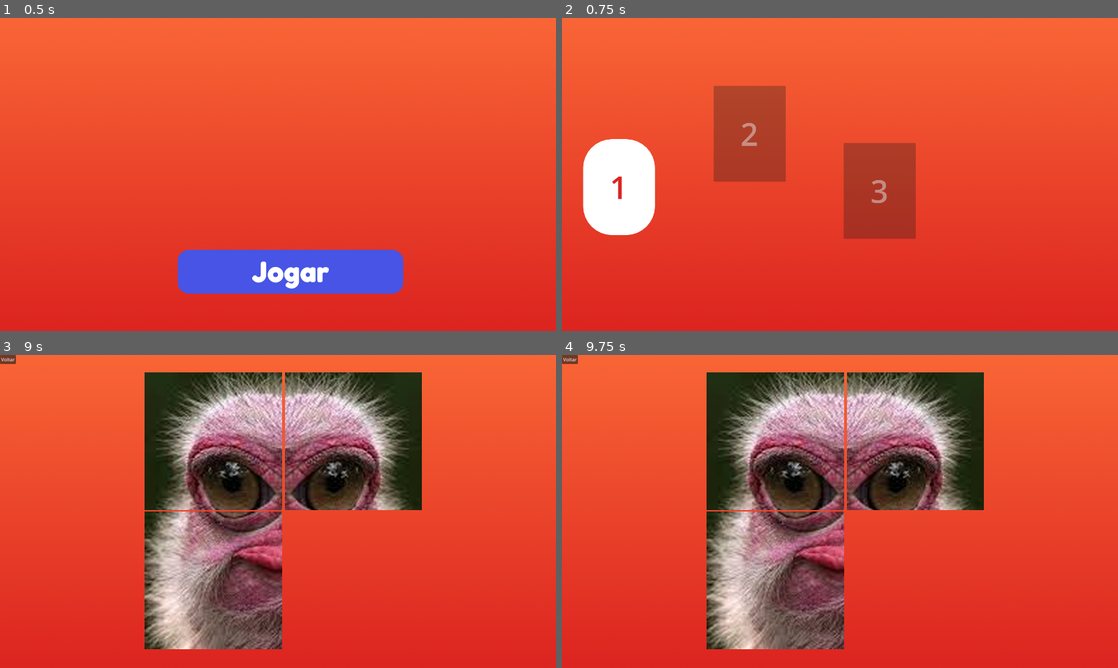
Above: before the commit, frames 1-4 (two rows, left to right).
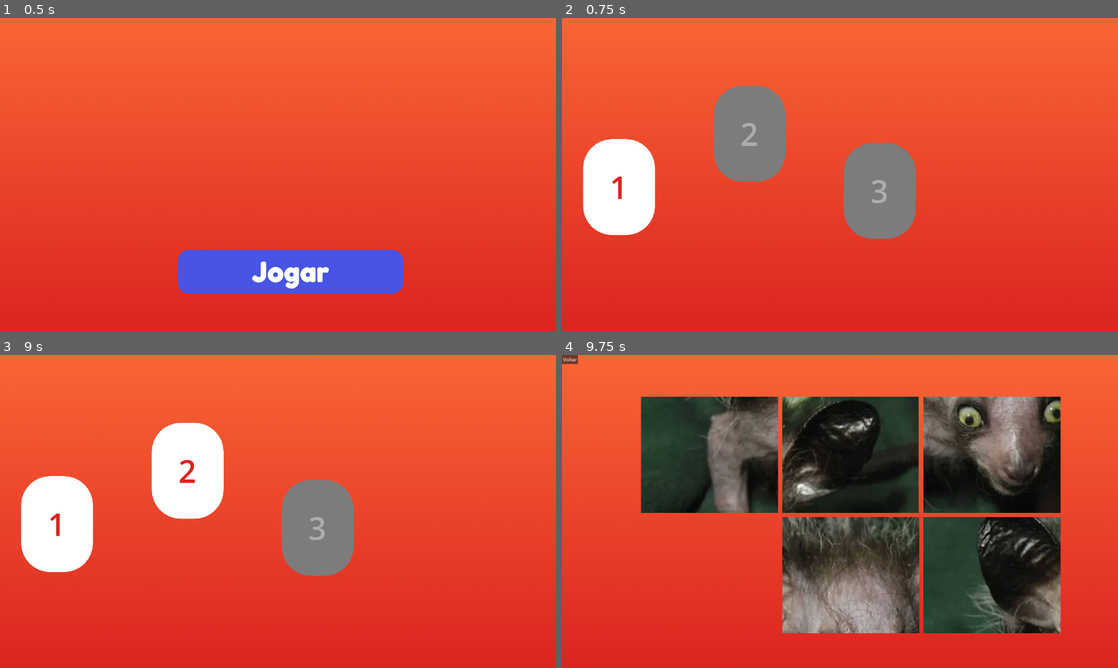
Above: after the commit, the same moments.

Repository: libumdsgn/quebra-cabecas
Game: Godot game, scene res://scenes/Main.tscn
The game is run twice, just before and just after one commit, with the same random seed, the same clock (stepped at 60 frames per second) and the same inputs.
Inputs (mouse positions are in pixels of both pictures, inside the frame that each line leads up to):
- Up to frame 1 (0.5 s): no input
- Up to frame 2 (0.75 s): click (851, 271) at 0.5 s
- Up to frame 3 (9 s): click "1" at 1.25 s; click "Voltar" at 2 s; click "1" at 2.75 s; click (211, 580) at 3.5 s; click (211, 442) at 4.25 s; click (355, 442) at 5 s; click (355, 439) at 5.75 s; click "Voltar" at 6.5 s; click "1" at 7.25 s; click (355, 442) at 8 s; click (355, 580) at 8.75 s
- Up to frame 4 (9.75 s): click (751, 470) at 9.5 s, where only the run after the commit has a clickable "2"

Frame 1 is identical in both runs. In frame 2, 8.0% of the frame differs, in the area x 27-64%, y 21-71%; in frame 3, 39%; in frame 4, 54%, in the area x 14-90%, y 5-94%.

Commit message:
tudo nosso nada deles

Diff:
--- /dev/null
+++ b/assets/textures/LevelButtonDisabled.tres
@@ -0,0 +1,8 @@
+[gd_resource type="StyleBoxFlat" format=3 uid="uid://c5txs0pcjfm5d"]
+
+[resource]
+bg_color = Color(0.48570347, 0.48570353, 0.48570347, 1)
+corner_radius_top_left = 100
+corner_radius_top_right = 100
+corner_radius_bottom_right = 100
+corner_radius_bottom_left = 100
--- a/boards/cells_3x2.tscn
+++ b/boards/cells_3x2.tscn
@@ -11,6 +11,7 @@
 grow_vertical = 2
 size_flags_horizontal = 3
 size_flags_vertical = 3
+mouse_filter = 2
 
 [node name="Cell" parent="." instance=ExtResource("1_y3m76")]
 layout_mode = 0
--- a/config/GameState.gd
+++ b/config/GameState.gd
@@ -1,7 +1,7 @@
 extends Node
 
 var board_setup = [
-	{"nivel": 1, "ordem":[1,2,3,4],},
+	{"nivel": 1, "ordem":[],},
 ]
 
 var current_level : int = 1
--- a/scenes/BotaoNivel.tscn
+++ b/scenes/BotaoNivel.tscn
@@ -2,8 +2,7 @@
 
 [ext_resource type="Script" uid="uid://dybhmr36ynh8y" path="res://scripts/ButtonLevel.gd" id="2_d5ugh"]
 [ext_resource type="StyleBox" uid="uid://bf0m70wqpgy3v" path="res://assets/textures/LevelButton.tres" id="2_emfp6"]
-
-[sub_resource type="Theme" id="Theme_emfp6"]
+[ext_resource type="StyleBox" uid="uid://c5txs0pcjfm5d" path="res://assets/textures/LevelButtonDisabled.tres" id="2_so8dt"]
 
 [node name="BotaoNivel" type="Button"]
 anchors_preset = -1
@@ -15,9 +14,19 @@
 grow_vertical = 2
 size_flags_horizontal = 3
 size_flags_vertical = 3
-theme = SubResource("Theme_emfp6")
 theme_override_colors/font_color = Color(0.8627451, 0.14117648, 0.1254902, 1)
 theme_override_font_sizes/font_size = 108
 theme_override_styles/normal = ExtResource("2_emfp6")
+theme_override_styles/normal_mirrored = ExtResource("2_emfp6")
+theme_override_styles/pressed = ExtResource("2_emfp6")
+theme_override_styles/pressed_mirrored = ExtResource("2_emfp6")
+theme_override_styles/hover = ExtResource("2_emfp6")
+theme_override_styles/hover_mirrored = ExtResource("2_emfp6")
+theme_override_styles/hover_pressed = ExtResource("2_emfp6")
+theme_override_styles/hover_pressed_mirrored = ExtResource("2_emfp6")
+theme_override_styles/disabled = ExtResource("2_so8dt")
+theme_override_styles/disabled_mirrored = ExtResource("2_so8dt")
+theme_override_styles/focus = ExtResource("2_emfp6")
+disabled = true
 text = "1"
 script = ExtResource("2_d5ugh")
--- a/scripts/Board.gd
+++ b/scripts/Board.gd
@@ -207,6 +207,25 @@
 	# placeholder: comportamento quando o puzzle é resolvido
 	print("Puzzle resolvido! (nível %d)" % nivel)
 	# aqui você pode notificar o GameManager, tocar som, abrir tela de vitória, etc.
+	_desbloquear_nivel()
+	_on_voltar_pressed()
+
+func _desbloquear_nivel():
+	var next_lvl = GameState.current_level + 1
+	var next_lvl_ja_liberado = false
+	for board_lvl in GameState.board_setup:
+		print("board_lvl: ", board_lvl)
+		print("board_lvl[nivel] ", board_lvl["nivel"])
+		if board_lvl["nivel"] == next_lvl:
+			next_lvl_ja_liberado = true
+
+	if not next_lvl_ja_liberado:
+		var new_lvl = {
+			"nivel": next_lvl,
+			"ordem":[],
+		}
+		GameState.board_setup.append(new_lvl)
+
 
 # -------------------------
 # Salvamento automático (user://)
--- a/scripts/Niveis.gd
+++ b/scripts/Niveis.gd
@@ -10,13 +10,18 @@
 	_conecta_botoes_de_nveis()
 
 func _set_niveis():
+	print("Entrandon em _set_niveis() ")
 	for child in get_children():
 		if child is Button and "BotaoNivel" in child.name:
 			for board in GameState.board_setup:
-				if str(child.text) != str(board["nivel"]):
-					child.disabled = true
-				else:
-					push_warning("Nivel Conquistado")
+				print("board: ", board)
+				print("GameState.board_setup: ", GameState.board_setup)
+				if str(child.text) == str(board["nivel"]):
+					child.disabled = false
+					child.button_pressed = true
+					print("Habilitando Botao: ", child.text)
+					push_warning("Nivel Conquistado: ", child.text)
+
 		else:
 			push_warning("Child não é nível: ", child)
 
